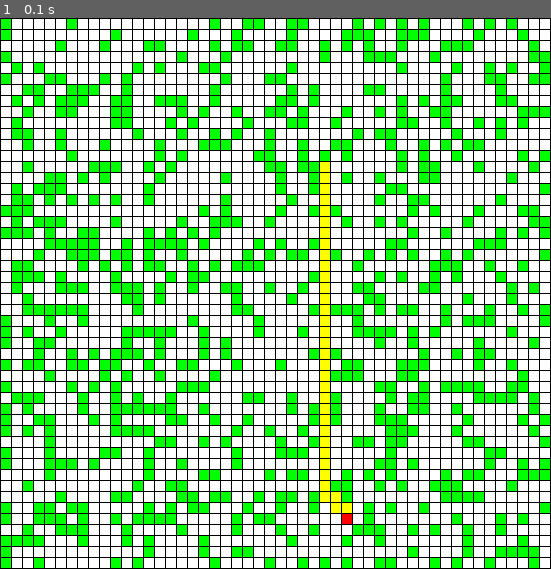
Above: before the commit, frame 1.
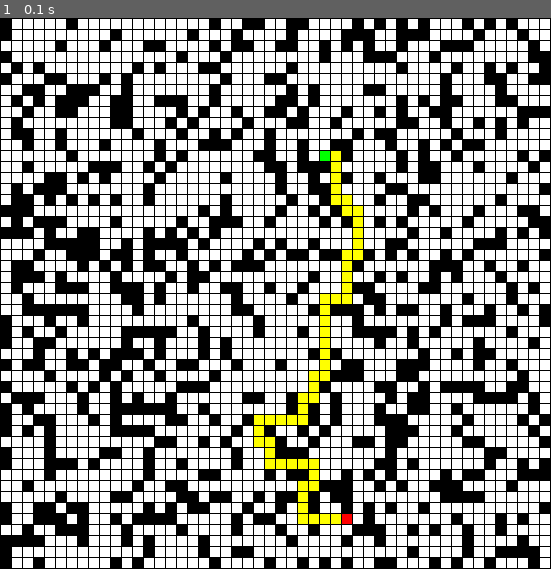
Above: after the commit, the same moment.

Repository: kushpatel97/CS-440_A_1
Game: pygame game, started from Pathfinder.py
Same seed, same stepped clock (60 frames per second), same inputs: the game is played once before the commit and once after it.
Inputs:
- Up to frame 1 (0.1 s): no input

The runs differ from the first frame. In frame 1, 27% of the frame differs, in the area x 0-100%, y 0-100%.

Commit message:
Util wall defined

Diff:
--- /dev/null
+++ b/astar.py
@@ -0,0 +1,91 @@
+# Author: Christian Careaga (christian.careaga7@gmail.com)
+# A* Pathfinding in Python (2.7)
+# Please give credit if used
+
+import numpy
+from heapq import *
+from random import *
+
+rows = 0
+cols = 9
+x_start = randint(rows, cols)
+y_start = randint(rows, cols)
+x_end = randint(rows, cols)
+y_end = randint(rows, cols)
+
+def heuristic(a, b):
+    return (b[0] - a[0]) ** 2 + (b[1] - a[1]) ** 2
+
+
+def astar(array, start, goal):
+    neighbors = [(0, 1), (0, -1), (1, 0), (-1, 0)]
+
+    close_set = set()
+    came_from = {}
+    gscore = {start: 0}
+    fscore = {start: heuristic(start, goal)}
+    oheap = []
+
+    heappush(oheap, (fscore[start], start))
+
+    while oheap:
+
+        current = heappop(oheap)[1]
+
+        if current == goal:
+            data = []
+            while current in came_from:
+                data.append(current)
+                current = came_from[current]
+            return data
+
+        close_set.add(current)
+        for i, j in neighbors:
+            neighbor = current[0] + i, current[1] + j
+            tentative_g_score = gscore[current] + heuristic(current, neighbor)
+            if 0 <= neighbor[0] < array.shape[0]:
+                if 0 <= neighbor[1] < array.shape[1]:
+                    if array[neighbor[0]][neighbor[1]] == 1:
+                        continue
+                else:
+                    # array bound y walls
+                    continue
+            else:
+                # array bound x walls
+                continue
+
+            if neighbor in close_set and tentative_g_score >= gscore.get(neighbor, 0):
+                continue
+
+            if tentative_g_score < gscore.get(neighbor, 0) or neighbor not in [i[1] for i in oheap]:
+                came_from[neighbor] = current
+                gscore[neighbor] = tentative_g_score
+                fscore[neighbor] = tentative_g_score + heuristic(neighbor, goal)
+                heappush(oheap, (fscore[neighbor], neighbor))
+
+    return False
+
+
+'''Here is an example of using my algo with a numpy array,
+   astar(array, start, destination)
+   astar function returns a list of points (shortest path)'''
+
+nmap = numpy.array([
+    [0, 0, 0, 0, 0, 0, 0, 0, 0, 0],
+    [1, 1, 1, 1, 1, 0, 1, 1, 1, 1],
+    [0, 0, 0, 0, 0, 0, 0, 0, 0, 0],
+    [1, 0, 1, 1, 1, 1, 1, 1, 1, 1],
+    [0, 0, 0, 0, 0, 0, 0, 0, 0, 0],
+    [1, 1, 1, 1, 1, 1, 1, 0, 1, 1],
+    [0, 0, 0, 0, 0, 0, 0, 0, 0, 0],
+    [1, 0, 1, 1, 1, 1, 1, 1, 1, 1],
+    [0, 0, 0, 0, 0, 0, 0, 0, 0, 0],
+    [1, 1, 1, 1, 1, 1, 1, 0, 1, 1],
+    [0, 0, 0, 0, 0, 0, 0, 0, 0, 0]])
+
+
+print(nmap[1][0])
+print('Start State: ' + str(x_start) + ', ' + str(y_start))
+print('End State: ' + str(x_end) + ', ' + str(y_end))
+
+print(astar(nmap, (x_start, y_start), (x_end, y_end)))
--- a/util.py
+++ b/util.py
@@ -7,7 +7,7 @@
             if (random() < 0.7):
                 board[i][j] = 0
             else:
-                board[i][j] = -1
+                board[i][j] = 1
 
 def setStart(board):
     x = randint(0,len(board))
